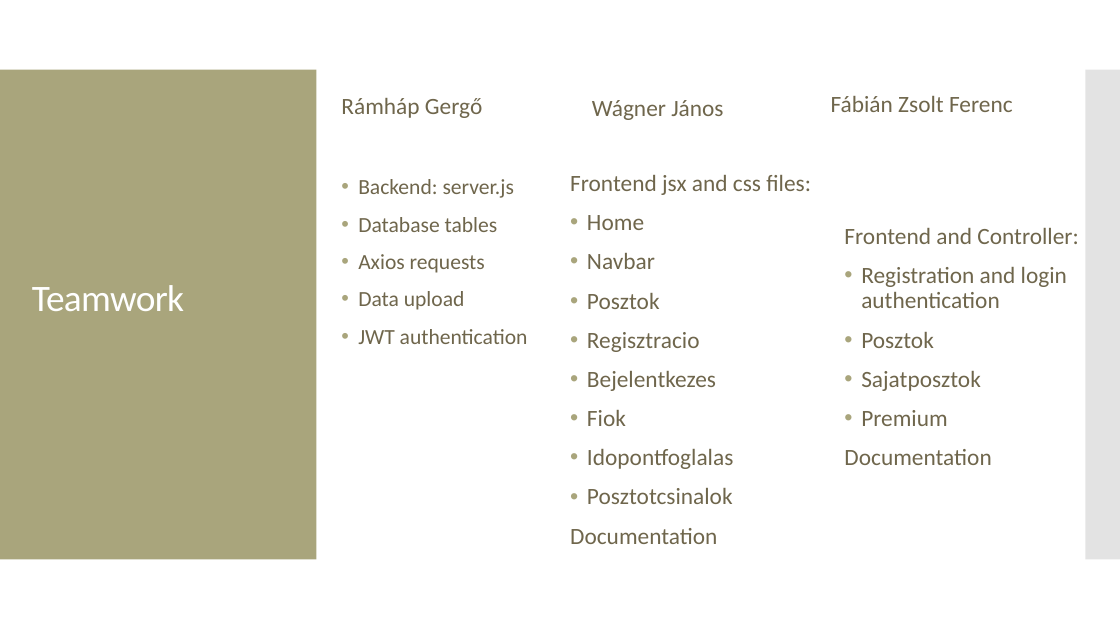
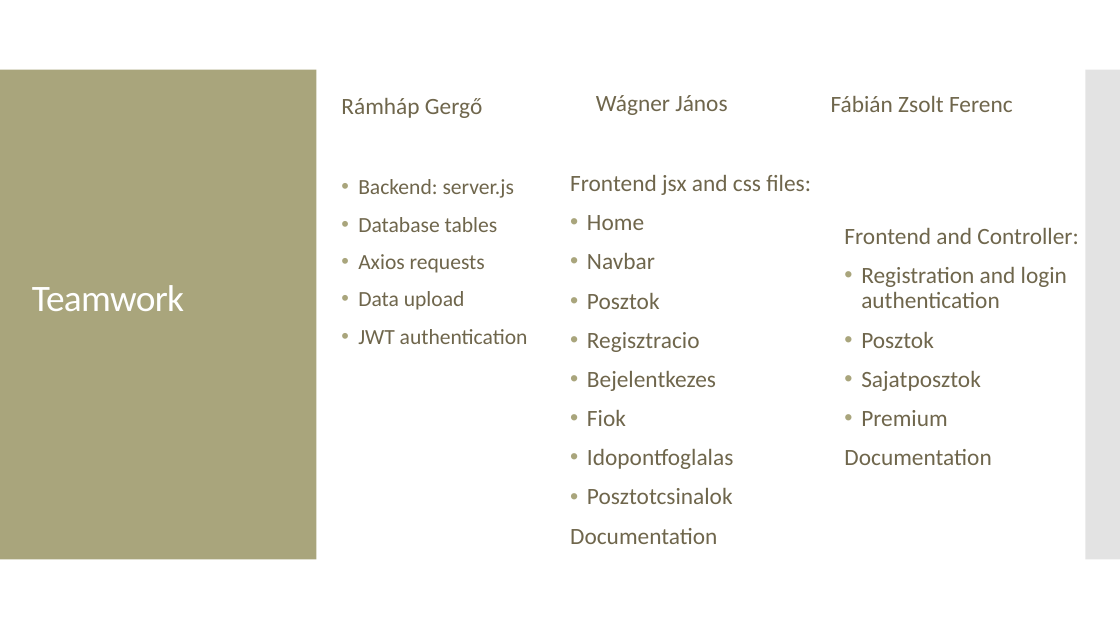
Before and after one commit to ramhap00/ramhapgergo, a slide deck: slide 12 of prezentáció.pptx. Drawn at 1120x630 pixels with LibreOffice and Linux fonts; fonts in the diff are those of the drawing. Boxes give left, top, right and bottom in pixels: in the first picture for what was removed or moved away, otherwise in the second. Text is boxed around its words. In the diff, an @@ line names an element or a change of style, - is before the commit and + after.

```diff
--- a/prezentáció.pptx
+++ b/prezentáció.pptx
@@ text "Wágner János": place and size @@
-text "Wágner János" at <box>592,100,723,120</box>
+text "Wágner János" at <box>596,95,727,115</box>
```
Also in this commit, not shown: 1 other slide changed, 4 other files.
